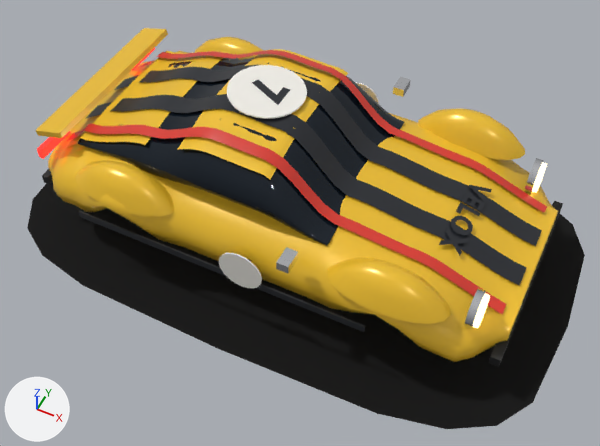
Two versions of the glTF model art/models/car-4.glb, one commit apart.
Rendered twice from a 50 mm lens placed at (1.74, -3.48, 4.4), pointed at (0.12, -0.24, 0.35). The axes (+X, +Y, +Z) are drawn at lower left. The lights are the same throughout. The older version comes first. Vertices at exactly the same position are counted once.

Objects in the first picture: 'car-4'.
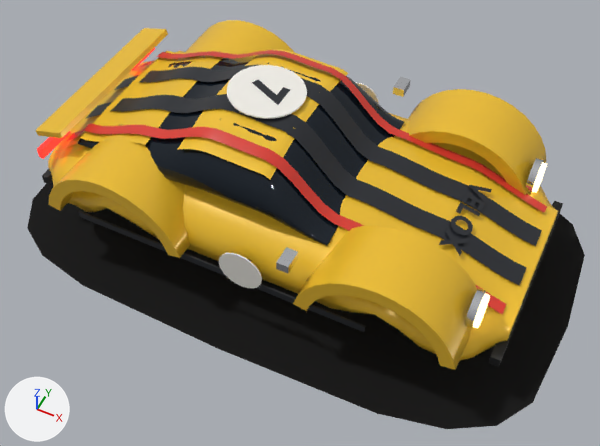
Location of each change, (x1, y1, x2, y2) in pixels of the pictures (600 x 446 px):
'car-4', reshaped: before (27, 28, 585, 429); after (27, 20, 585, 429)
part 1 of me_body, rebuilt: before (75, 161, 174, 217); after (48, 133, 190, 258)
part 2 of me_body, rebuilt: before (418, 109, 525, 160); after (407, 89, 547, 195)
part 3 of me_body, rebuilt: before (194, 37, 264, 56); after (185, 20, 294, 58)
part 4 of me_body, rebuilt (49% wider, 116% taller): before (327, 258, 450, 324); after (293, 226, 477, 370)

The change, as a list of edits to the scene's bpy script:
```text
Change me_body:
    used by ob_car_4; location = (0.0, 0.0, 0.0)
    remove me_body.from_pydata(...)  # 3128 vertices, 5517 faces; spans x -1.9..1.9, y -1.14..1.14, z 0.01..1.16
    add me_body.from_pydata(...)  # 3124 vertices, 5581 faces; spans x -1.9..1.9, y -1.14..1.14, z 0.01..1.16
    me_body part 1: the loose piece of 61 vertices spanning x -1.23..-0.49, y -0.88..-0.56, z 0.64..0.84 is rebuilt with 60 vertices and now spans x -1.36..-0.36, y -0.92..-0.45, z 0.45..0.87
    me_body part 2: the loose piece of 61 vertices spanning x 0.54..1.28, y 0.56..0.88, z 0.64..0.84 is rebuilt with 60 vertices and now spans x 0.41..1.41, y 0.45..0.92, z 0.45..0.87
    me_body part 3: the loose piece of 61 vertices spanning x -1.23..-0.49, y 0.56..0.88, z 0.64..0.84 is rebuilt with 60 vertices and now spans x -1.36..-0.36, y 0.45..0.92, z 0.45..0.87
    me_body part 4: the loose piece of 61 vertices spanning x 0.54..1.28, y -0.88..-0.56, z 0.64..0.84 is rebuilt with 60 vertices and now spans x 0.41..1.41, y -0.92..-0.45, z 0.45..0.87
```
